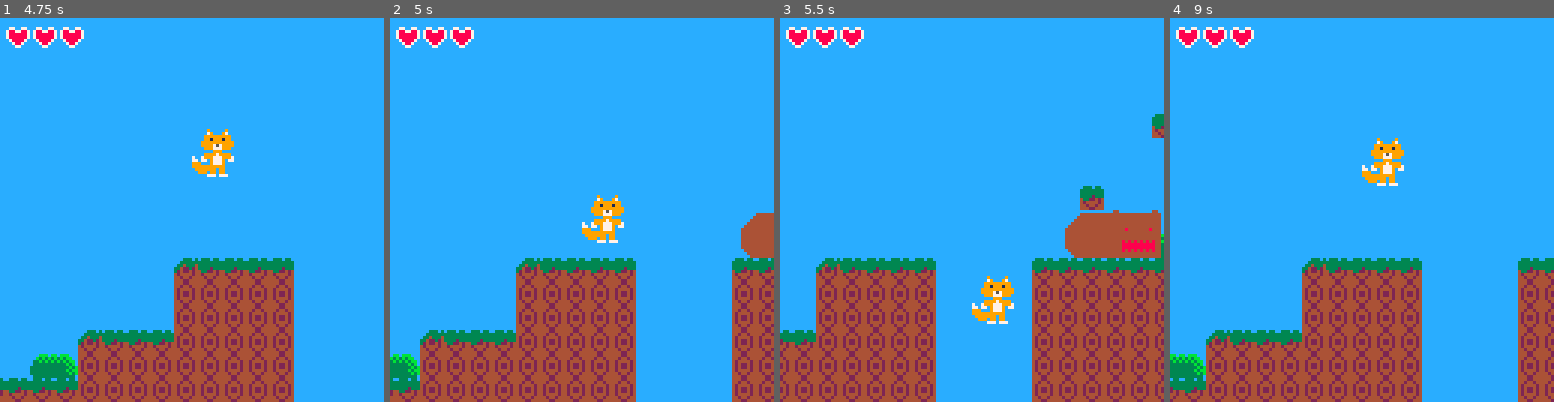
Above: before the commit, frames 1-4 (left to right).
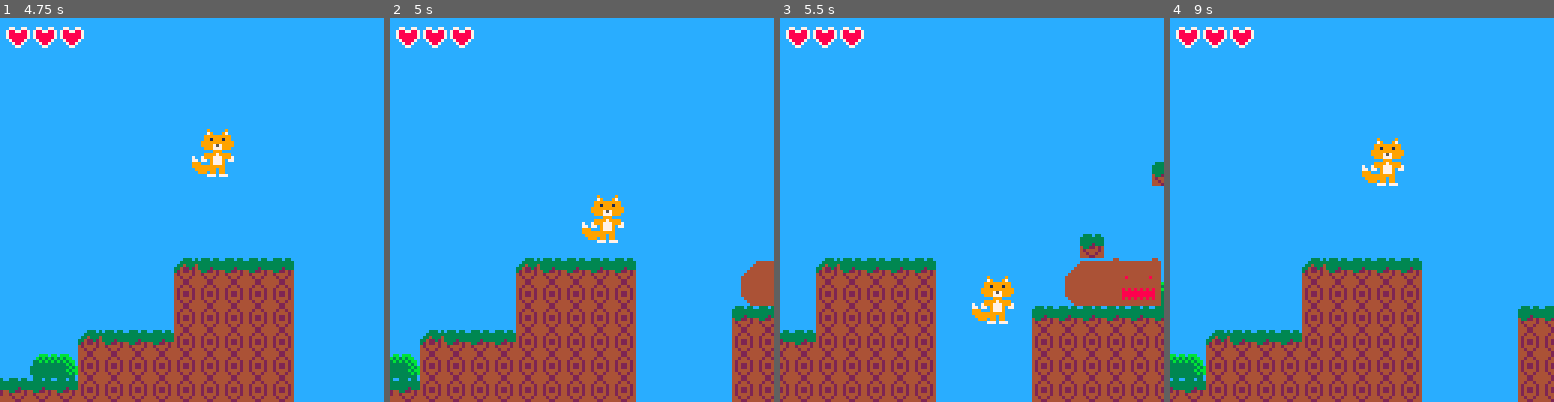
Above: after the commit, the same moments.

Repository: cervantvfr/tatras-pico-8
Game: PICO-8 cartridge tatras-pico-8.p8
Same seed, same stepped clock (60 frames per second), same inputs: the game is played once before the commit and once after it.
Inputs:
- Up to frame 1 (4.75 s): tap O (Z key) at 1.07, 1.8, 2.43, 3.07, 3.7, 4.33 s; hold Right 2.33-3.33 s; hold Right 3.38-4.22 s; hold Right from 4.72 s (still down)
- Up to frame 2 (5 s): keep holding Right; tap O (Z key) at 4.97 s
- Up to frame 3 (5.5 s): keep holding Right
- Up to frame 4 (9 s): tap O (Z key) every 0.63 s from 5.6 to 8.77 s; release Right at 5.72 s; hold Left 6.15-6.98 s; hold Right 7.03-8.03 s; hold Right 8.08-8.92 s

Frame 1 is identical in both runs. In frame 2, 2.1% of the frame differs, in the area x 89-100%, y 50-79%; in frame 3, 7.4%, in the area x 65-100%, y 25-79%; in frame 4, 1.5%.

Commit message:
map improvements

Diff:
--- a/tatras-pico-8.p8
+++ b/tatras-pico-8.p8
@@ -2,7 +2,8 @@
 version 43
 __lua__
 function _init()
-	lvl,tlvl=1,2
+	poke(0x5f00+92,255)
+	lvl,tlvl=1,5
 	t=0
 	start_game()
 end
@@ -365,11 +366,11 @@
 0000000044422444666666666616666633333333aaaaaaaa00551100000000000000000000000000000000000000000000000000000000000000000000000000
 000000000003330344422444000111010010101100000000000000000000000000000000000bbb0bb0bbb000b0bbb00008880880099909900eee0ee000000000
 00000000003333334424424400166616010101110000000007700770077007700770077000b3b3b3b3b3bb00b3ccbb008888888899999999eeeeeeee00000000
-000000000334333442444424016666660010101100000000788778877807780770077007033b3b3b3b3b3bb031111bb08888888899999999eeeeeeee00000000
-000000003342232442422424166666660101011100000000788888877080808770000007033333333333b3b0311113b08888288899992999eeee2eee00000000
-0000000032422424424224246666666600101011000000007888888778080807700000073333333333333b3b3cc1cc3b48822424499224244ee2242400000000
-000000004244442442444424661666660101011100000000078888700780807007000070333333333333b3bb1111111b42444424424444244244442400000000
-0000000044244244442442446661666600101011000000000078870000780700007007003333333333333b3b1111111b44244244442442444424424400000000
+000000000334333442444424016666660010101100000000788778877207720770077007033b3b3b3b3b3bb031111bb08888888899999999eeeeeeee00000000
+000000003342232442422424166666660101011100000000788888877020202770000007033333333333b3b0311113b08888288899992999eeee2eee00000000
+0000000032422424424224246666666600101011000000007888888772020207700000073333333333333b3b3cc1cc3b48822424499224244ee2242400000000
+000000004244442442444424661666660101011100000000078888700720207007000070333333333333b3bb1111111b42444424424444244244442400000000
+0000000044244244442442446661666600101011000000000078870000720700007007003333333333333b3b1111111b44244244442442444424424400000000
 00000000444224444442244466666666010101110000000000077000000770000007700003333333333333303113113044422444444224444442244400000000
 00000000000000000000000000000000000000000000000000000000000000000000000000000000000000000000000000000000000000000000000000000000
 00000000000000000000000000000000000000000000000000000000000000000000000000000000000000000000000000000000000000000000000000000000
@@ -471,22 +472,22 @@
 0000000000000000000000000000000000000000000000000000000000000000000101000000000000000000000000000001010102000000000000000101010000000000000000000000000000000000000000000000000000000000000000000000000000000000000000000000000000000000000000000000000000000000
 0000000000000000000000000000000000000000000000000000000000000000000000000000000000000000000000000000000000000000000000000000000000000000000000000000000000000000000000000000000000000000000000000000000000000000000000000000000000000000000000000000000000000000
 __map__
-0000000000000000000000000000000000000000000000000000000000000000000000000000000000000000000000000000000000000000000000000000000000000000000000000000000000000000000000000000000000000000000000000000000000000000000000000000002125000000000000000000000000000000
-0000000000000000000000000000000000000000000000000000000000000000000000000000000000000000000000000000000000000000000000000000000000000000000000000000000000000000000000000000000000000000000000000000000000000000000000000000002125000000000000000000000000000000
-0000000000000000000000000000000000000000000000000000000000000000000000000000000000000000000000000000000000000000000000000000000000000000000000000000000000000000000000000000000000000000000000000000000000000000000000000000002125000000000000000000000000003400
-0000000000000000000000000000000000000000000000000000000000000000000000000000000000000000000000000000000000000000000000000000000000000000000000000000000000000000000000000000000000000000000000000000000000000000000000000000002125000000000000000000000000003400
-0000000000000000000000000000000000000000000000210000000000000000000000000000000000393b00000000000000000000000000000000000000000000000000000000000000000000000000000000000000000000000000000000000000000000000000000000000000002125000000002121212121212121212100
-0000000000000000000000000000000000000000000000000000000000000000000000000000000021212100000000000000000000000000000000000000000000000000000000000000000000000000000000000000000000000000000000000000000000000000000000000000002125000000000000000000000000000000
-0000000000000000000000000000000000000000000000000000000021000000000000000000000032323200000000000000000000000000000000000000000000000000000000000000000000000000000000000000000000000000000000000000000000000000000000000000002125212121000000000000000000000000
-0000000000000000000000000000000000000000210000000000000000000000002121210000000032323200000000000000000000000000000000000000000000000000000000000000000000000000000000000000000000000000000000000000000000000000000000000000002125000000000000000000000000000000
-0000000000000000000000000000000000000000000000000000000a00000000003232320000000032323200000000000000000000000000000000000000000000000000000000000000000000000000000000000000000000000000000000000000000000000000000000000000002125000000000021210000000000000000
-00000000000000000000000000000000000000000000393a0000000000000000003232320000000032323200000000000000000000000000000000000000000000000000000000000000000000000000000000000000000000000000000000000000000000000000000000000000002125000000000000000000000000000000
-0000000000000000003121212121000000002121212121212121212121000000003232320000000032323200000000002121212121212121212121212121212100000000000000000000000000000000000000000000000000000000000000000000000000000000000000000000002125000000000000000021210000000000
-0000000000000000003232323232000000003232323232323232323232000000003232320000000032323200000000003232323232323232323232323232323200000000000000000000000000000000000000000000000000000021212121212100000000000000000000000000342125000000000000000000000000212100
-0000000000000000003232323232000000003232323232323232323232000000003232320000000032323200000000003232323232323232323232323232323221212121212121212121212121212121212121212121212121212100000000000021212121210000000000000000342125000000000000000000000000000000
-0000000000312121213232323232000000003232323232323232323232000000003232320000000032323200000000003232323232323232323232323232323200000000000000000000000000000000000000000000000000000000000000000000000000002121212121212121002125000000000000000000212100000000
-000000393a323232323232323232000000003232323232323232323232000000003232320000000032323200000000003232323232323232323232323232323200000000000000000000000000000000000000000000000000000000000000000000000000000000000000000000002125000000000000000000000000000000
-2121212121323232323232323232000000003232323232323232323232000000003232320000000032323200000000003232323232323232323232323232323221212121212121212121212121212121212121212121212121212121212121212121212121212121212121212121212125000000000000212100000000000000
+0000000000000000000000000000000000000000000000000000000000000000000000000000000000000000000000000000000000000000000000000000000000000000000000000000000000000000000000000000000000000000000000000000000000000000000000000000003225000000000000000000000000000000
+0000000000000000000000000000000000000000000000000000000000000000000000000000000000000000000000000000000000000000000000000000000000000000000000000000000000000000000000000000000000000000000000000000000000000000000000000000003225000000000000000000000000000000
+0000000000000000000000000000000000000000000000000000000000000000000000000000000000000000000000000000000000000000000000000000000000000000000000000000000000000000000000000000000000000000000000000000000000000000000000000000003225000000000000000000000000003400
+0000000000000000000000000000000000000000000000000000000000000000000000000000000000000000000000000000000000000000000000000000000000000000000000000000000000000000000000000000000000000000000000000000000000000000000000000000003225000000000000000000000000003400
+0000000000000000000000000000000000000000000000000000000000000000000000000000000000000000000000000000000000000000000000000000000000000000000000000000000000000000000000000000000000000000000000000000000000000000000000000000003225000000002121212121212121212100
+0000000000000000000000000000000000000000000000000000000000000000000000000000000000000000000000000000000000000000000000000000000000000000000000000000000000000000000000000000000000000000000000000000000000000000000000000000003225000000000000000000000000000000
+0000000000000000000000000000000000000000000000210000000000000000000000000000000000000000000000000000000000000000000000000000000000000000000000000000000000000000000000000000000000000000000000000000000000000000000000000000003225212121000000000000000000000000
+0000000000000000000000000000000000000000000000000000000000000000000000000000000000393b00000000000000000000000000000000000000000000000000000000000000000000000000000000000000000000000000000000000000000000000000000000000000003225000000000000000000000000000000
+0000000000000000000000000000000000000000000000000000000021000000000000000000000021212100000000000000000000000000000000000000000000000000000000000000000000000000000000000000000000000000000000000000000000000000000000000000003225000000000021210000000000000000
+0000000000000000000000000000000000000000210000000000000000000000002121210000000032323200000000000000000000000000000000000000000000000000000000000000000000000000000000000000000000000000000000000000000000000000000000000000003225000000000000000000000000000000
+0000000000000000003121212121000000000000000000000000000a00000000003232320000000032323200000000002121212121212121212121212121210000000000000000000000000000000000000000000000000000000000000000000000000000000000000000000000003225000000000000000021210000000000
+00000000000000000032323232320000000000000000393a0000000000000000003232320000000032323200000000003232323232323232323232323232320000000000000000000000000000000000000000000000000000000000002121212100000000000000000000000000343225000000000000000000000000212100
+0000000000000000003232323232000000002121212121212121212121000000003232320000000032323200000000003232323232323232323232323232322121212121212121000000000021212121000021210000002121210000003232323200000021210000000000000000343225000000000000000000000000000000
+0000000000312121213232323232000000003232323232323232323232000000003232320000000032323200000000003232323232323232323232323232323232323232323232000000000032323232000032320000003232320000003232323200000032322121212121212121323225000000000000000000212100000000
+000000393a323232323232323232000000003232323232323232323232000000003232320000000032323200000000003232323232323232323232323232323232323232323232000000000032323232000032320000003232320000003232323200000032323232323232323232323225000000000000000000000000000000
+2121212121323232323232323232000000003232323232323232323232000000003232320000000032323200000000003232323232323232323232323232323232323232323232000000000032323232000032320000003232320000003232323200000032323232323232323232323225000000000000212100000000000000
 2524252425242524252425242524252400000000000000000000000000000000000000000000000000000000000000000000000000000000000000000000000000000000000000000000000000000000000000000000000000000000000000000000000000000000000000000000003c25000000000000000000000000000000
 0000000000000000000000000000000000000000000000000000000000000000000000000000000000000000000000000000000000000000000000000000000000000000000000000000000000000000000000000000000000000000000000000000000000000000000000000000003c25000000000000000000000000000000
 0000000000000000000000000000000000000000000000000000000000000000000000000000000000000000000000000000000000000000000000000000000000000000000000000000000000000000000000000000000000000000000000000000000000000000000000000000003c25000000000000212100000000000000
